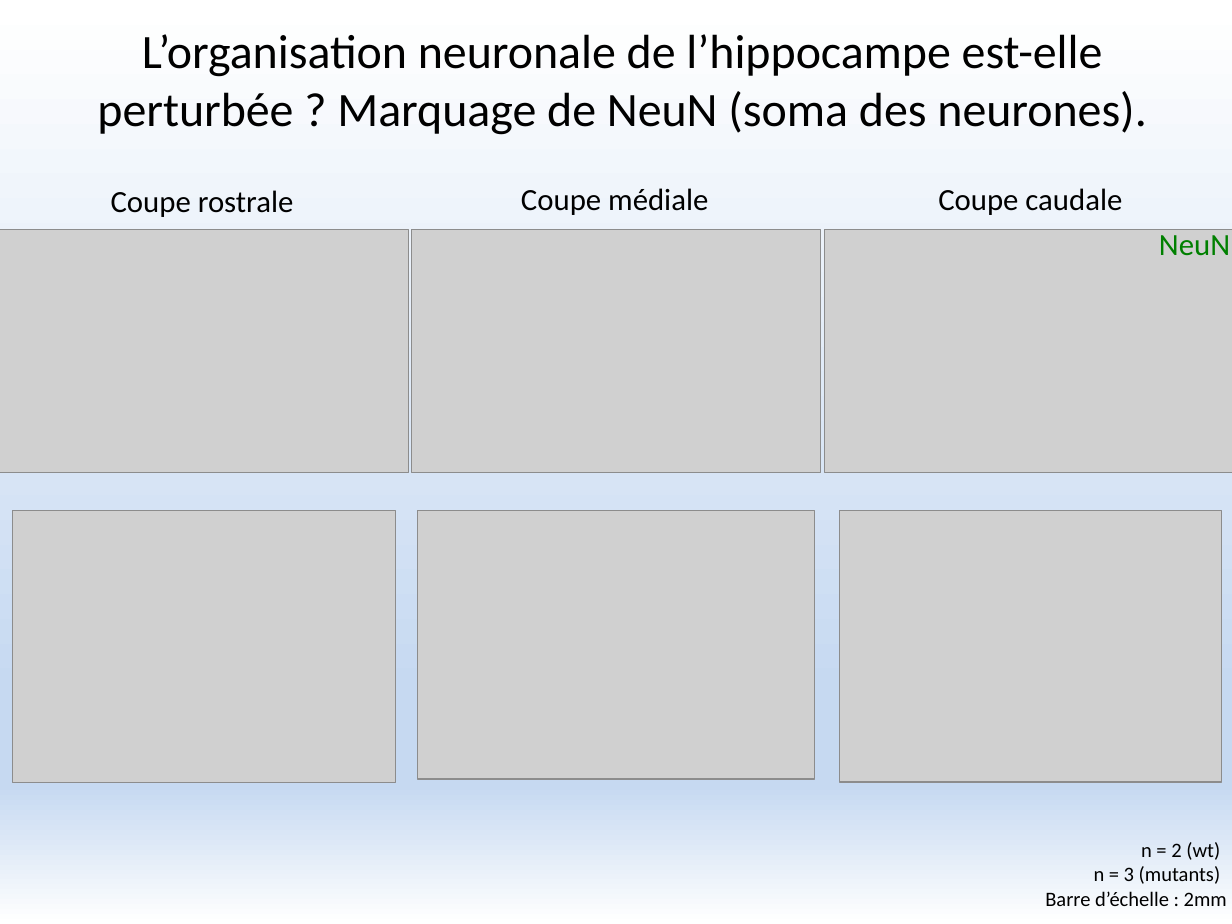
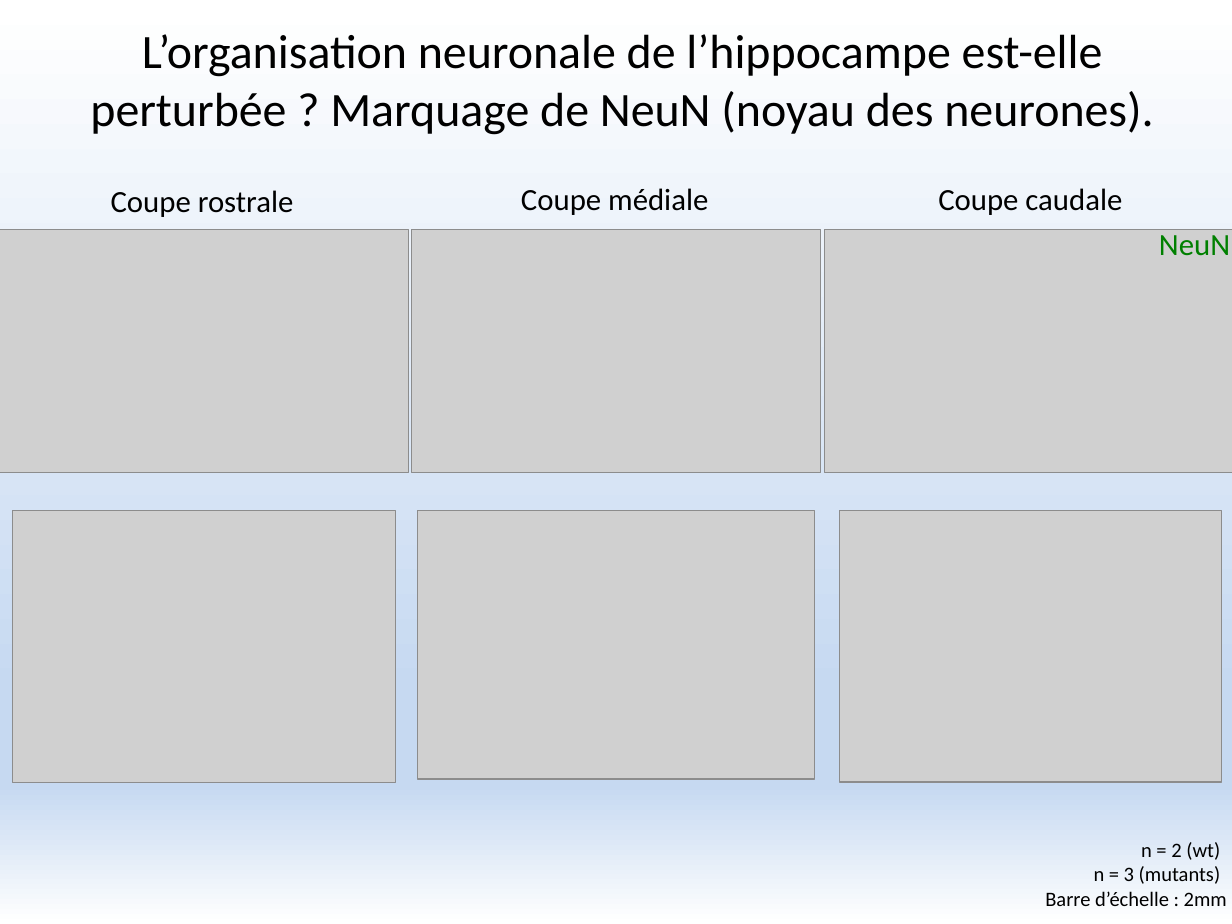
Before and after one commit to FlorentKl/rapport-m2, a slide deck: slide 7 of Présentation Oral.pptx. Drawn at 1232x924 pixels with LibreOffice and Linux fonts; fonts in the diff are those of the drawing; grey boxes stand for pictures. Boxes give left, top, right and bottom in pixels: in the first picture for what was removed or moved away, otherwise in the second. Text is boxed around its words. In the diff, an @@ line names an element or a change of style, - is before the commit and + after.

```diff
--- a/Présentation Oral.pptx
+++ b/Présentation Oral.pptx
@@ title at box(90, 34, 1153, 135): text changed @@
-L’organisation neuronale de l’hippocampe est-elle perturbée ? Marquage de NeuN (soma des neurones).
+L’organisation neuronale de l’hippocampe est-elle perturbée ? Marquage de NeuN (noyau des neurones).
```
Also in this commit, not shown: 8 other slides changed.
